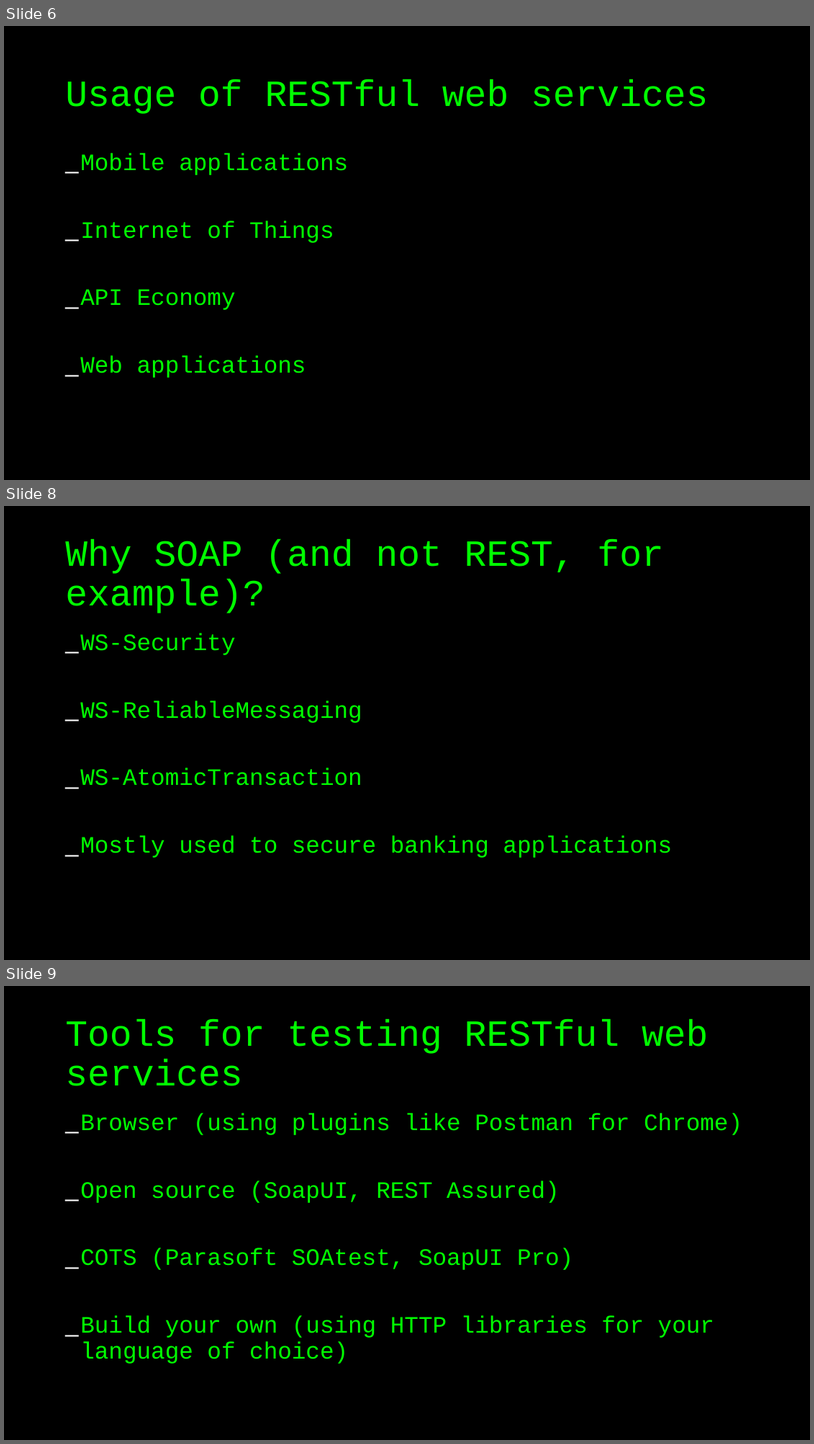
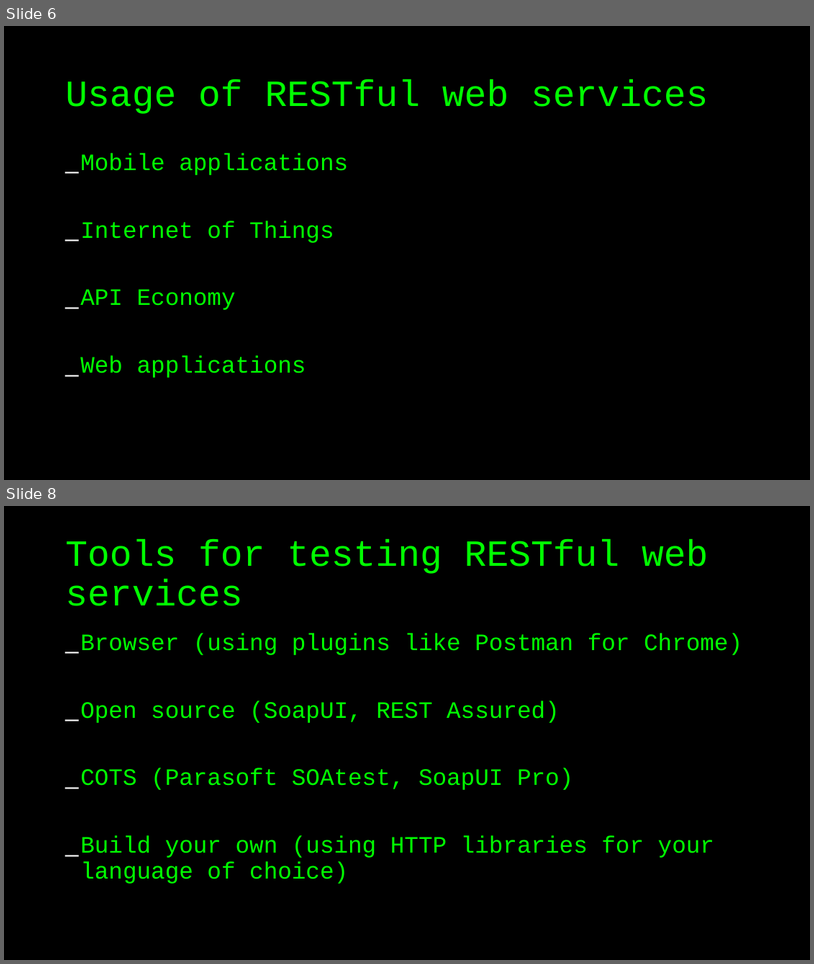
Before and after one commit to basdijkstra/rest-assured-workshop, a slide deck: RestAssuredWorkshop.odp. Shown one above the other, each under a label of ours: slides 6, 8 and 9 before the commit, slides 6 and 8 after it; the slides between them are not shown. The pictures are 814x1444 and 814x964 pixels, drawn with LibreOffice and Linux fonts; fonts in the diff are those of the drawing. Boxes give left, top, right and bottom in pixels: in the first picture for what was removed or moved away, otherwise in the second. Text is boxed around its words. In the diff, an @@ line names an element or a change of style, - is before the commit and + after.

```diff
--- a/RestAssuredWorkshop.odp
+++ b/RestAssuredWorkshop.odp
@@ slide 8 removed at (4,506,810,960), background #000000 @@
@@ title removed at (65,539,664,613) @@
-Why SOAP (and not REST, for example)?
@@ text removed at (80,633,672,857) @@
-_ WS-Security
-_ WS-ReliableMessaging
-_ WS-AtomicTransaction
-_ Mostly used to secure banking applications
@@ what was slide 9 is now slide 8 @@
```
Also in this commit, not shown: 1 slide changed, 8 slides added, 1 other slide removed, 8 other files.
